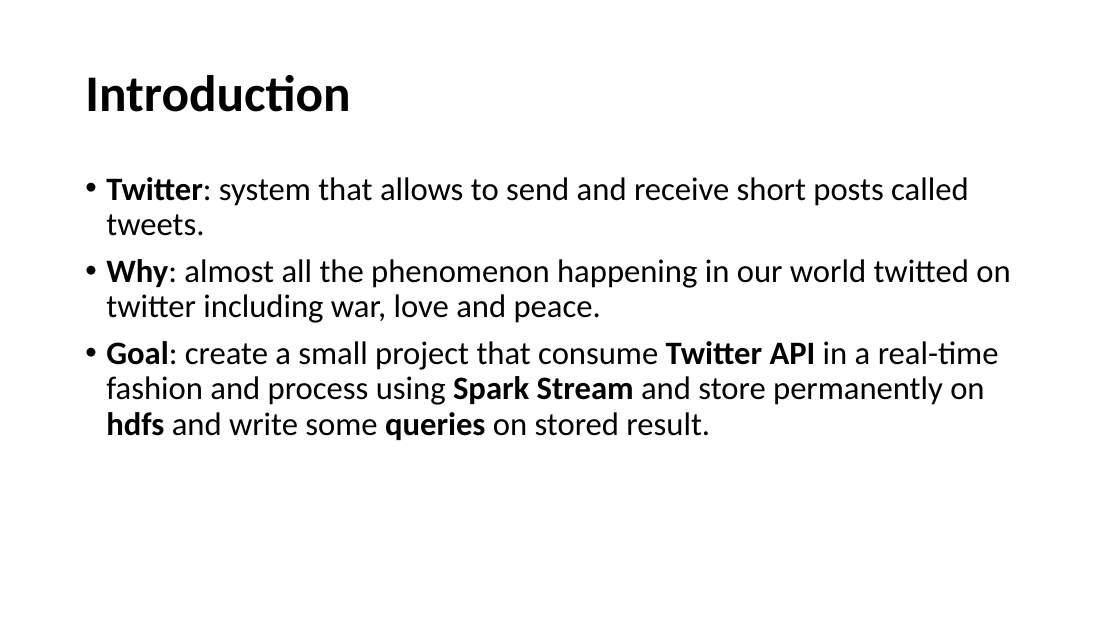
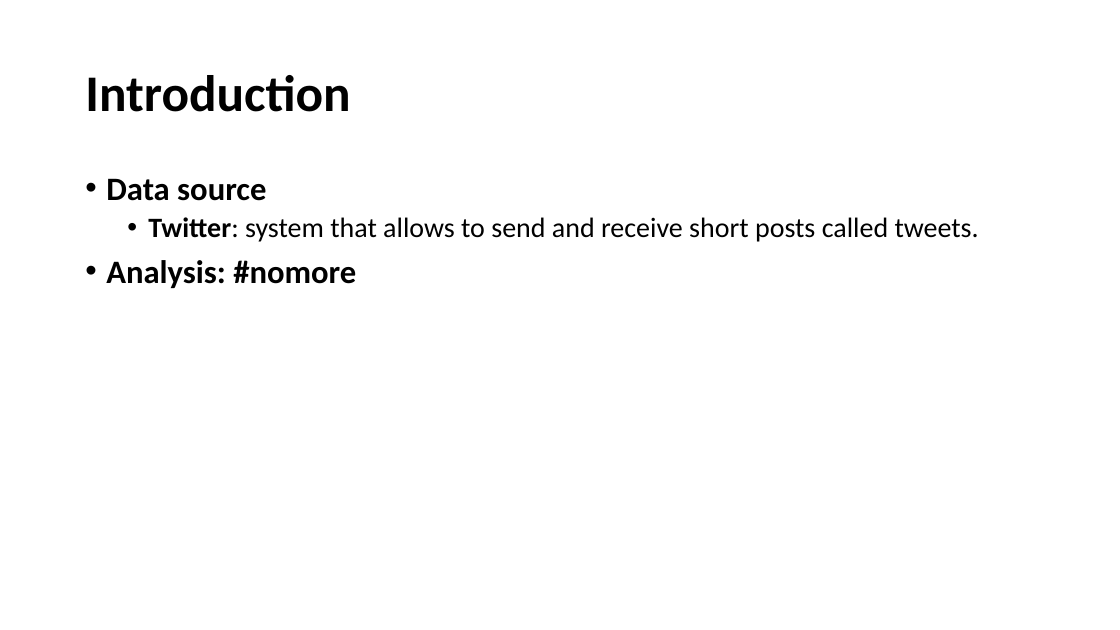
Before and after one commit to code2buptodate/BID-Finalproject, a slide deck: slide 3 of bdt-final-project-slide.pptx. Drawn at 1120x630 pixels with LibreOffice and Linux fonts; fonts in the diff are those of the drawing. Boxes give left, top, right and bottom in pixels: in the first picture for what was removed or moved away, otherwise in the second. Text is boxed around its words. In the diff, an @@ line names an element or a change of style, - is before the commit and + after.

Commit message:
updated slide

```diff
--- a/bdt-final-project-slide.pptx
+++ b/bdt-final-project-slide.pptx
@@ text at box(106, 178, 266, 201): paragraph added @@
+• Data source
@@ text at box(148, 217, 979, 242): size 28 to 24 pt in "Twitter: system that allows to send and ..."; list level 1 to 2 in "Twitter: system that allows to ..." @@
@@ text at box(106, 260, 356, 288): text changed; bold on @@
-• Why: almost all the phenomenon happening in our world twitted on twitter including war, love and peace.
-• Goal: create a small project that consume Twitter API in a real-time fashion and process using Spark Stream and store permanently on hdfs and write some queries on stored result.
+• Analysis: #nomore
```
Also in this commit, not shown: 3 other slides changed, 3 slides added, 1 slide removed.
